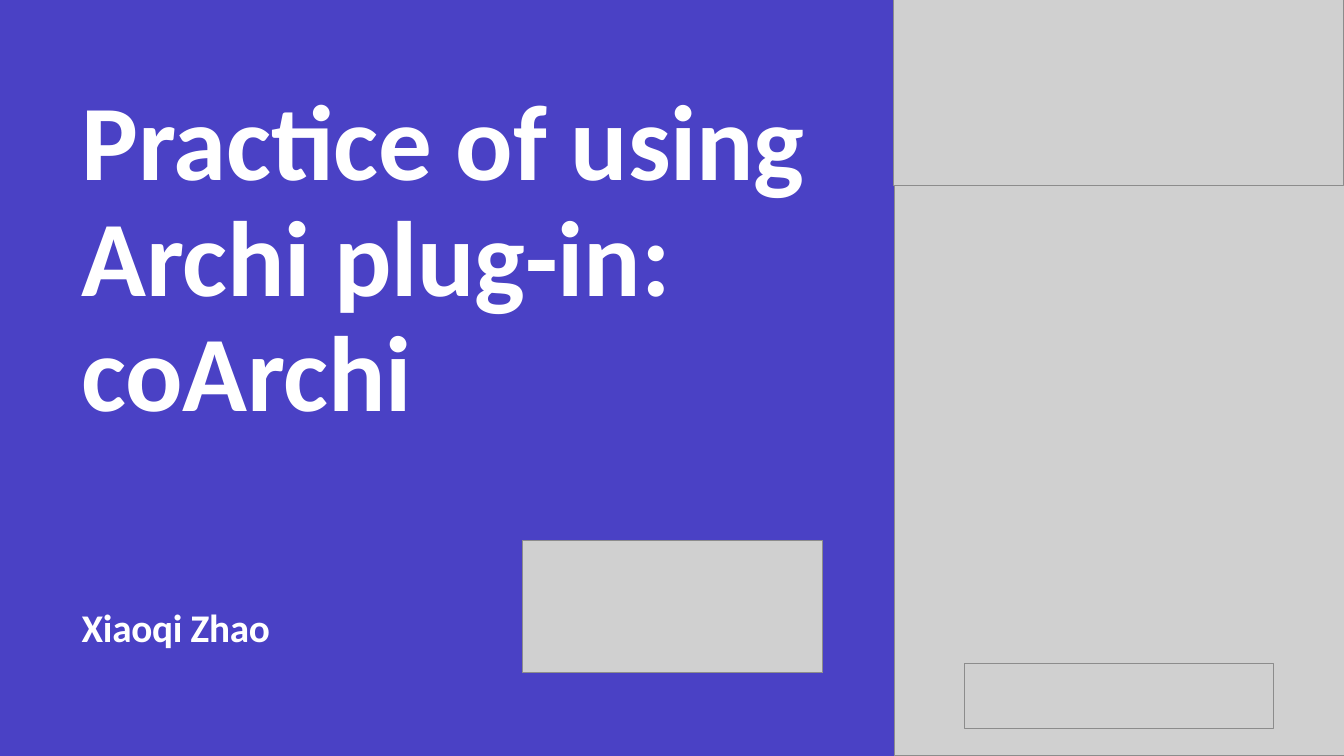
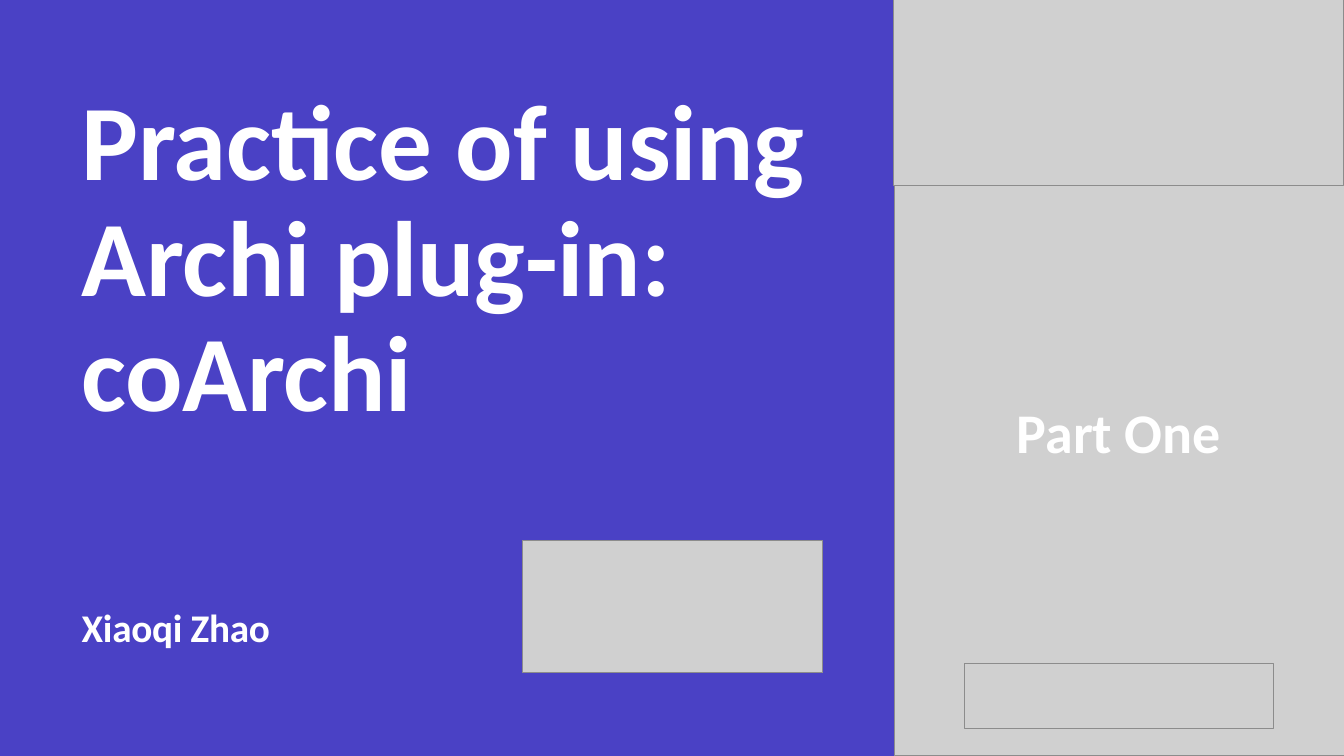
Before and after one commit to yasenstar/EA, a slide deck: slide 1 of architool/Using-coArchi.pptx. Drawn at 1344x756 pixels with LibreOffice and Linux fonts; fonts in the diff are those of the drawing; grey boxes stand for pictures. Boxes give left, top, right and bottom in pixels: in the first picture for what was removed or moved away, otherwise in the second. Text is boxed around its words. In the diff, an @@ line names an element or a change of style, - is before the commit and + after.

```diff
--- a/architool/Using-coArchi.pptx
+++ b/architool/Using-coArchi.pptx
@@ text added at [1017,417,1221,453], 40 pt, text #FFFFFF, bold @@
+Part One
```
Also in this commit, not shown: 1 slide added.
